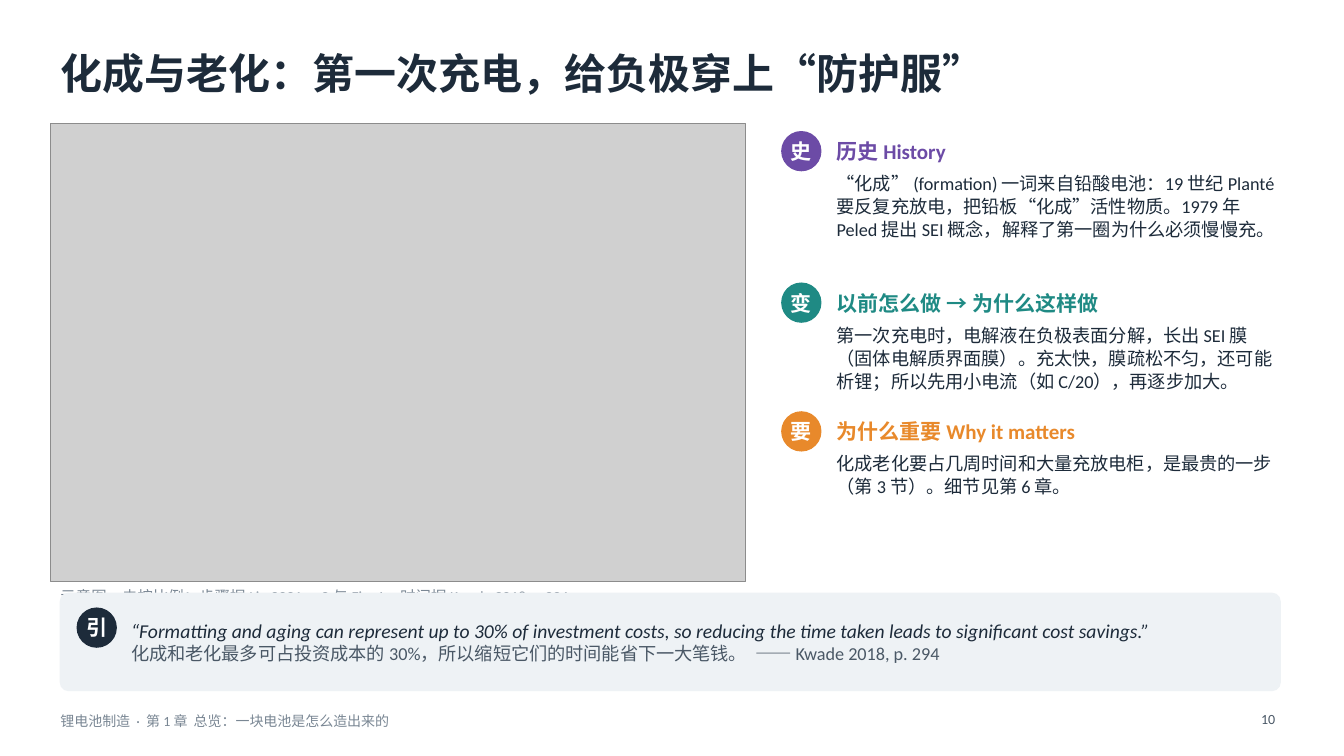
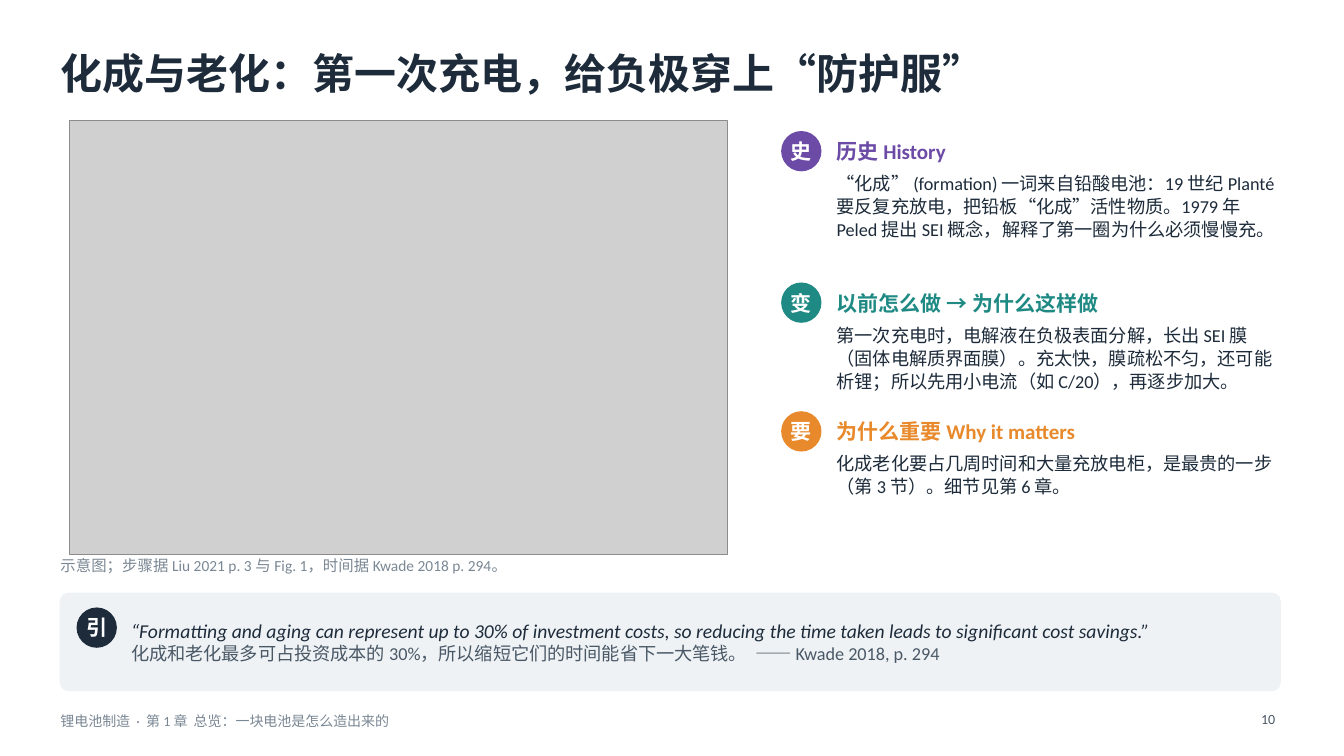
Before and after one commit to zhaoyuw44-lang/Trash, a slide deck: slide 10 of slides/decks/batmfg/batmfg_ch1.pptx. Drawn at 1344x756 pixels with LibreOffice and Linux fonts; fonts in the diff are those of the drawing; grey boxes stand for pictures. Boxes give left, top, right and bottom in pixels: in the first picture for what was removed or moved away, otherwise in the second. Text is boxed around its words. In the diff, an @@ line names an element or a change of style, - is before the commit and + after.

```diff
--- a/slides/decks/batmfg/batmfg_ch1.pptx
+++ b/slides/decks/batmfg/batmfg_ch1.pptx
@@ picture: place and size @@
-picture at box(50, 124, 746, 582)
+picture at box(70, 121, 728, 555)
@@ text at box(60, 558, 507, 574): text changed @@
-示意图，未按比例；步骤据 Liu 2021 p. 3 与 Fig. 1，时间据 Kwade 2018 p. 294。
+示意图；步骤据 Liu 2021 p. 3 与 Fig. 1，时间据 Kwade 2018 p. 294。
```
Also in this commit, not shown: 10 other slides changed, 7 other files.
